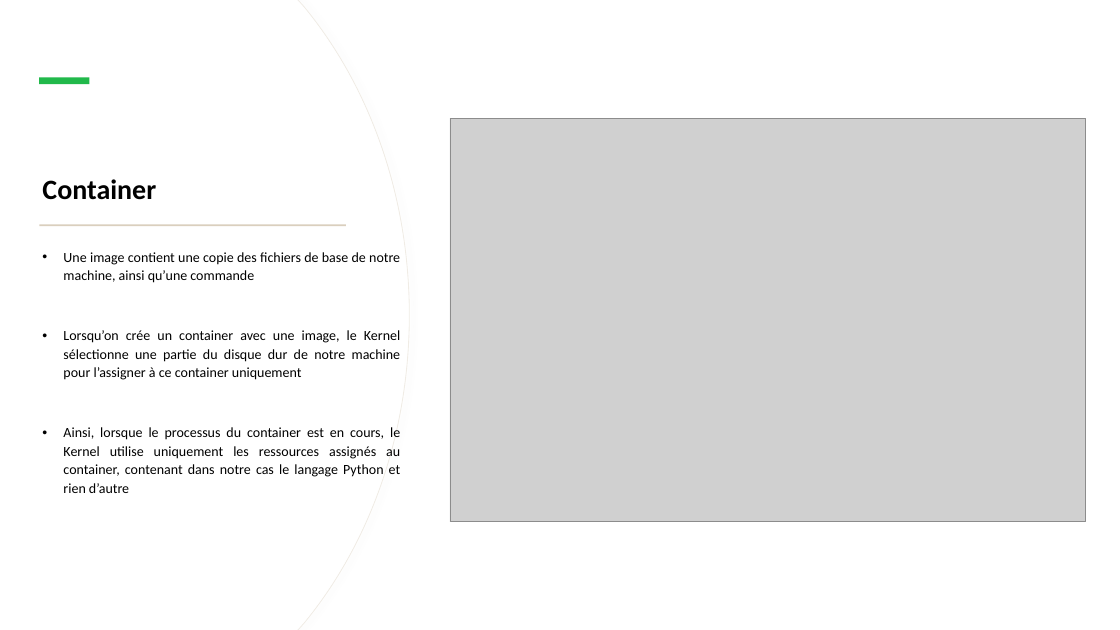
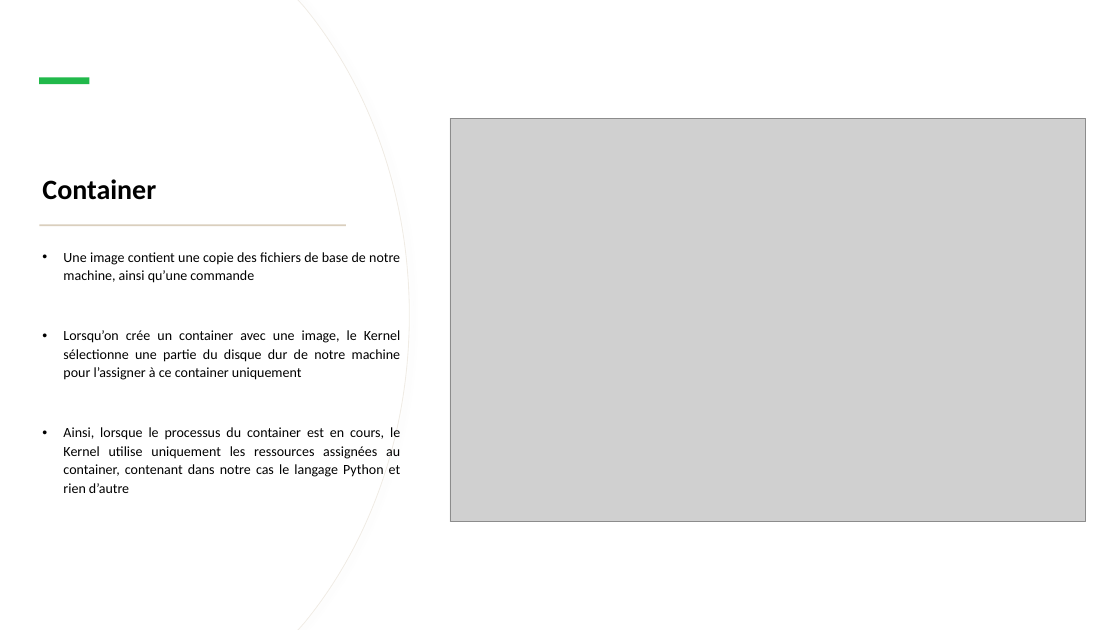
Before and after one commit to IPSSIASIDEV2/Jedy-DockerKubernetes-Formation, a slide deck: slide 12 of Cours/Cours.pptx. Drawn at 1120x630 pixels with LibreOffice and Linux fonts; fonts in the diff are those of the drawing; grey boxes stand for pictures. Boxes give left, top, right and bottom in pixels: in the first picture for what was removed or moved away, otherwise in the second. Text is boxed around its words. In the diff, an @@ line names an element or a change of style, - is before the commit and + after.

```diff
--- a/Cours/Cours.pptx
+++ b/Cours/Cours.pptx
@@ text at <box>63,427,401,493</box>: text changed @@
-• Ainsi, lorsque le processus du container est en cours, le Kernel utilise uniquement les ressources assignés au container, contenant dans notre cas le langage Python et rien d’autre
+• Ainsi, lorsque le processus du container est en cours, le Kernel utilise uniquement les ressources assignées au container, contenant dans notre cas le langage Python et rien d’autre
```
Also in this commit, not shown: 8 other slides changed, 2 slides removed, 4 other files.
